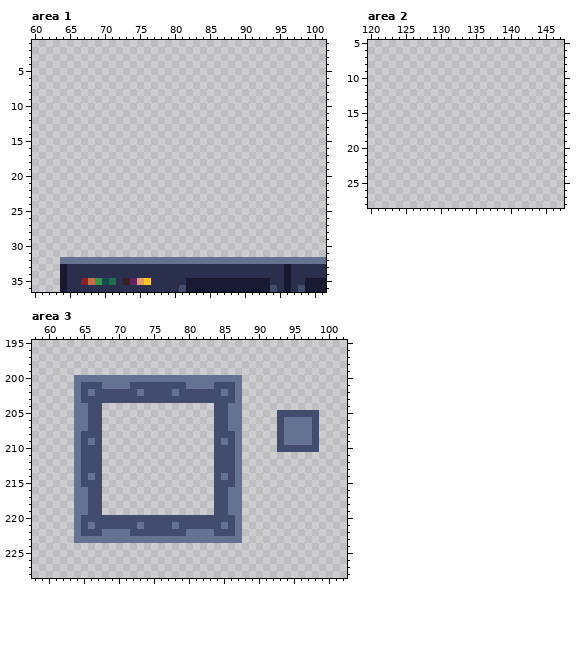
One commit to this pixel-art file: android/assets/ase/biome_3.ase. Above is the file before it was changed.
320x256 pixels, 1 frame. Shown: area 1: x 60..101, y 1..36; area 2: x 120..147, y 5..28; area 3: x 58..102, y 195..228.
And afterwards:
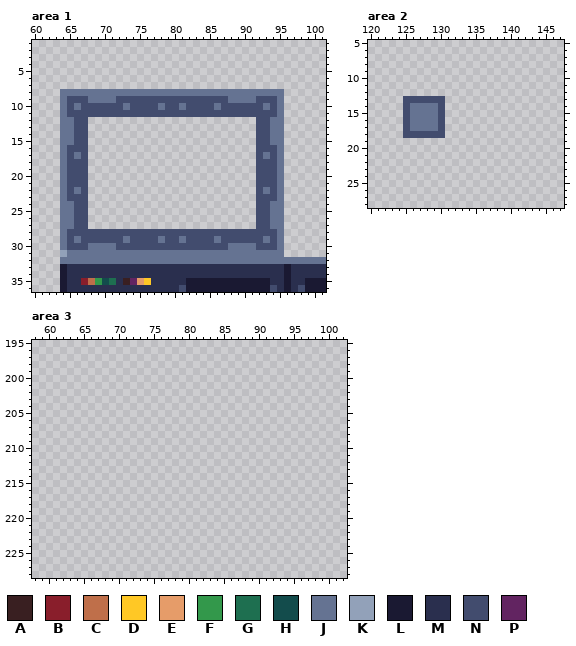
Palette (. is transparent): A #391f21  B #891e2b  C #bf6f4a  D #ffc825  E #e69c69  F #33984b  G #1e6f50  H #134c4c  J #657392  K #92a1b9  L #1a1932  M #2a2f4e  N #424c6e  P #622461
Change:
layer "tiles" now shown
layer "Layer 1" removed
Area 1, layer "tiles":
y 8: x 64..95 ................................ -> JJJJJJJJJJJJJJJJJJJJJJJJJJJJJJJJ
y 9: x 64..95 ................................ -> JNNNJJJJNNNNNNNNNNNNNNNNJJJJNNNJ
y 10: x 64..95 ................................ -> JNJNNNNNNJNNNNJNNJNNNNJNNNNNNJNJ
y 11: x 64..95 ................................ -> JNNNNNNNNNNNNNNNNNNNNNNNNNNNNNNJ
y 12..15: x 64..67 .... -> JJNN; x 92..95 .... -> NNJJ
y 16: x 64..67 .... -> JNNN; x 92..95 .... -> NNNJ
y 17: x 64..67 .... -> JNJN; x 92..95 .... -> NJNJ
y 18..21: x 64..67 .... -> JNNN; x 92..95 .... -> NNNJ
y 22: x 64..67 .... -> JNJN; x 92..95 .... -> NJNJ
y 23: x 64..67 .... -> JNNN; x 92..95 .... -> NNNJ
y 24..27: x 64..67 .... -> JJNN; x 92..95 .... -> NNJJ
y 28: x 64..95 ................................ -> JNNNNNNNNNNNNNNNNNNNNNNNNNNNNNNJ
y 29: x 64..95 ................................ -> JNJNNNNNNJNNNNJNNJNNNNJNNNNNNJNJ
y 30: x 64..95 ................................ -> JNNNJJJJNNNNNNNNNNNNNNNNJJJJNNNJ
y 31: x 64..95 ................................ -> KJJJJJJJJJJJJJJJJJJJJJJJJJJJJJJJ
Area 2, layer "tiles":
y 13: x 125..130 ...... -> NNNNNN
y 14..17: x 125..130 ...... -> NJJJJN
y 18: x 125..130 ...... -> NNNNNN
Area 3:
y 200: x 64..87 JJJJJJJJJJJJJJJJJJJJJJJJ -> ........................
y 201: x 64..87 JNNNJJJJNNNNNNNNJJJJNNNJ -> ........................
y 202: x 64..87 JNJNNNNNNJNNNNJNNNNNNJNJ -> ........................
y 203: x 64..87 JNNNNNNNNNNNNNNNNNNNNNNJ -> ........................
y 204: x 64..67 JJNN -> ....; x 84..87 NNJJ -> ....
y 205: x 64..67 JJNN -> ....; x 84..87 NNJJ -> ....; x 93..98 NNNNNN -> ......
y 206..207: x 64..67 JJNN -> ....; x 84..87 NNJJ -> ....; x 93..98 NJJJJN -> ......
y 208: x 64..67 JNNN -> ....; x 84..87 NNNJ -> ....; x 93..98 NJJJJN -> ......
y 209: x 64..67 JNJN -> ....; x 84..87 NJNJ -> ....; x 93..98 NJJJJN -> ......
y 210: x 64..67 JNNN -> ....; x 84..87 NNNJ -> ....; x 93..98 NNNNNN -> ......
y 211..213: x 64..67 JNNN -> ....; x 84..87 NNNJ -> ....
y 214: x 64..67 JNJN -> ....; x 84..87 NJNJ -> ....
y 215: x 64..67 JNNN -> ....; x 84..87 NNNJ -> ....
y 216..219: x 64..67 JJNN -> ....; x 84..87 NNJJ -> ....
y 220: x 64..87 JNNNNNNNNNNNNNNNNNNNNNNJ -> ........................
y 221: x 64..87 JNJNNNNNNJNNNNJNNNNNNJNJ -> ........................
y 222: x 64..87 JNNNJJJJNNNNNNNNJJJJNNNJ -> ........................
y 223: x 64..87 JJJJJJJJJJJJJJJJJJJJJJJJ -> ........................
